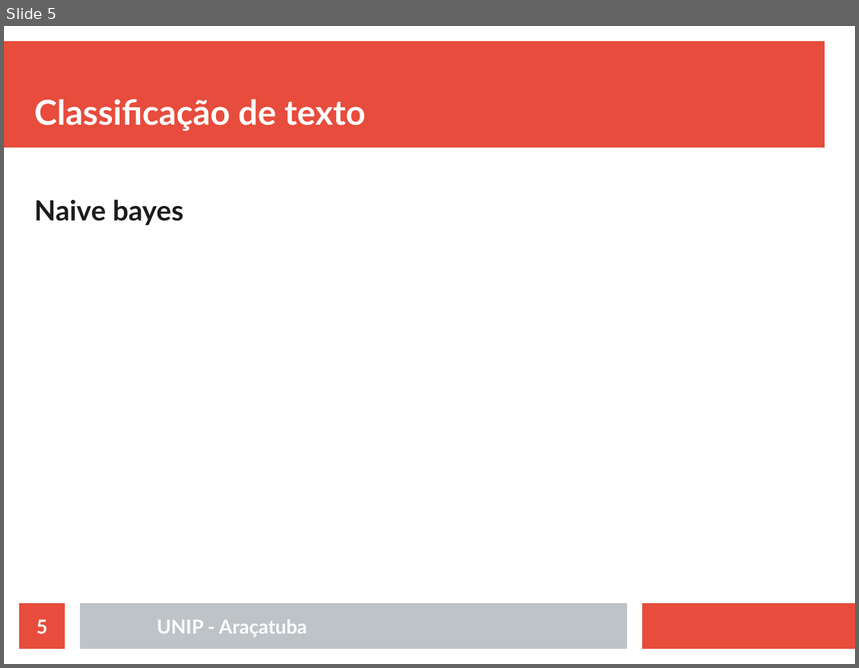
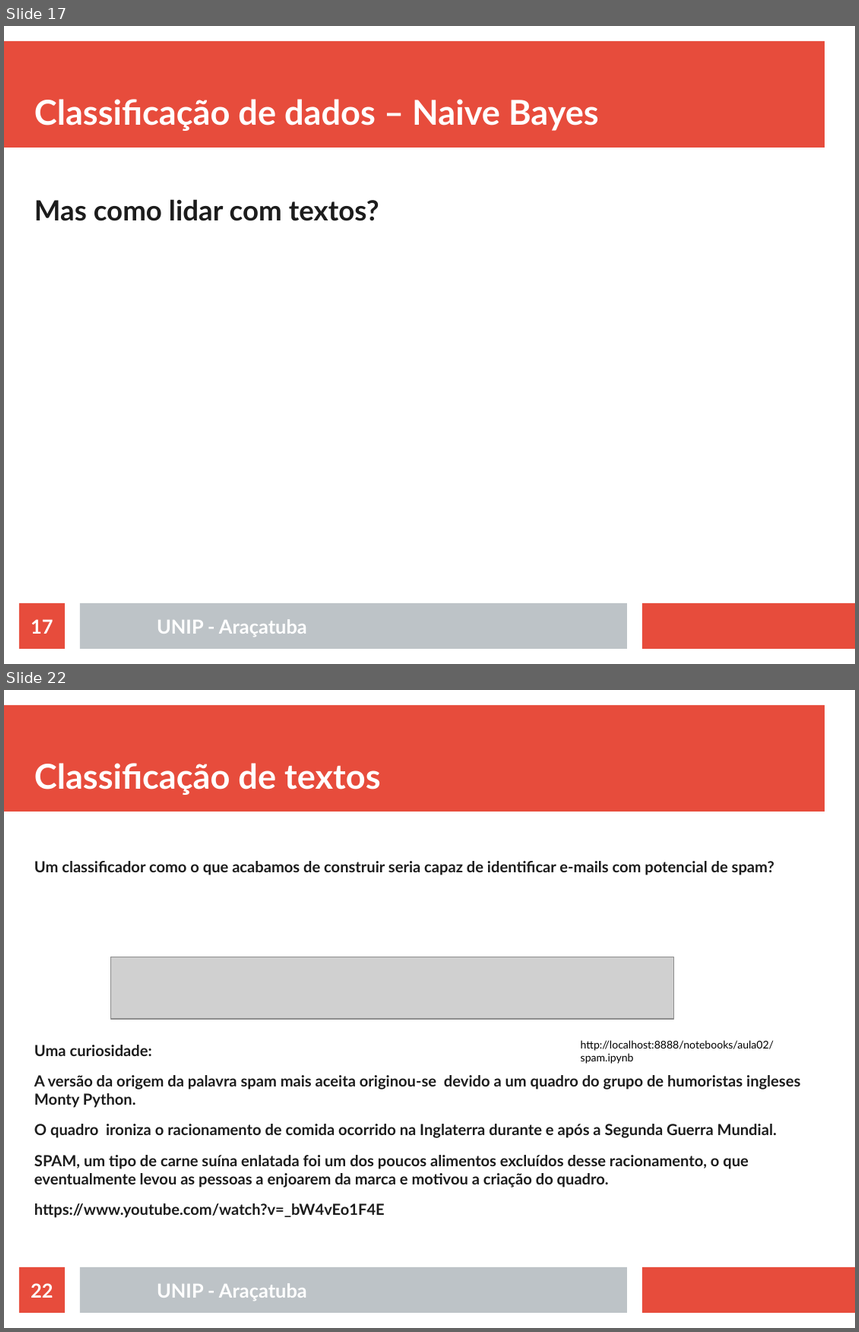
Before and after one commit to rafaelstojoao/pos-unip, a slide deck: [2020][modulo][Processamento_Linguagem_Natural]/[aula]02[classificacao].odp. Shown one above the other, each under a label of ours: slide 5 before the commit, slides 17 and 22 after it; the slides between them are not shown. The pictures are 859x668 and 859x1332 pixels, drawn with LibreOffice and Linux fonts; fonts in the diff are those of the drawing; grey boxes stand for pictures. Boxes give left, top, right and bottom in pixels: in the first picture for what was removed or moved away, otherwise in the second. Text is boxed around its words. In the diff, an @@ line names an element or a change of style, - is before the commit and + after.

Commit message:
up files da aula do 19092020

```diff
--- a/[2020][modulo][Processamento_Linguagem_Natural]/[aula]02[classificacao].odp
+++ b/[2020][modulo][Processamento_Linguagem_Natural]/[aula]02[classificacao].odp
@@ slide 22 added at (x1=4, y1=690, x2=855, y2=1328), background #FFFFFF; not listed: 3 template elements that a slide beside it also shows @@
@@ title added at (x1=34, y1=763, x2=380, y2=795), 32 pt, text #FFFFFF, bold @@
+Classificação de textos
@@ text added at (x1=34, y1=861, x2=800, y2=1218), 14.3 pt, text #1C1C1C, bold @@
+Um classificador como o que acabamos de construir seria capaz de identificar e-mails com potencial de spam?
+Uma curiosidade:
+A versão da origem da palavra spam mais aceita originou-se devido a um quadro do grupo de humoristas ingleses Monty Python.
+O quadro ironiza o racionamento de comida ocorrido na Inglaterra durante e após a Segunda Guerra Mundial.
+SPAM, um tipo de carne suína enlatada foi um dos poucos alimentos excluídos desse racionamento, o que eventualmente levou as pessoas a enjoarem da marca e motivou a criação do quadro.
+https://www.youtube.com/watch?v=_bW4vEo1F4E
@@ picture added at (x1=110, y1=958, x2=674, y2=1019) @@
@@ text added at (x1=581, y1=1040, x2=774, y2=1064), 10 pt, text #000000 @@
+http://localhost:8888/notebooks/aula02/spam.ipynb
@@ page number added at (x1=19, y1=1268, x2=65, y2=1313), fill #E74C3C, 18 pt, text #FFFFFF, bold @@
+22
@@ text added at (x1=157, y1=1284, x2=307, y2=1301), 18 pt, text #FFFFFF, bold @@
+UNIP - Araçatuba
@@ what was slide 5 is now slide 17 @@
@@ slide 17 changed as well @@
@@ title at (x1=34, y1=99, x2=599, y2=131): text changed @@
-Classificação de texto
+Classificação de dados – Naive Bayes
@@ text at (x1=34, y1=199, x2=379, y2=221): text changed @@
-Naive bayes
+Mas como lidar com textos?
@@ page number at (x1=31, y1=620, x2=53, y2=634): text changed @@
-5
+17
```
Also in this commit, not shown: 2 other slides changed, 24 other slides added, 4 slides removed, 46 other files.
